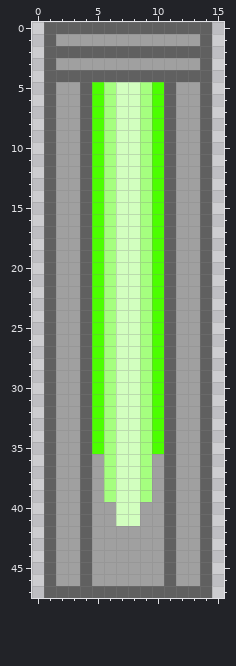
Pixel-art sprite: Rouge/RougeLike/Content/Graphics/door_open_02.png. Above: the version before the commit.
The file is 16x48 pixels.
New version:
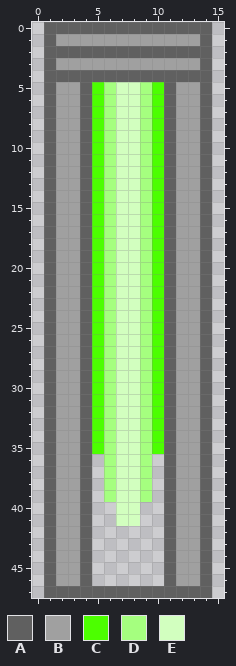
Palette (. is transparent): A #606060  B #a0a0a0  C #4cff00  D #a5ff7f  E #d2ffbf
Commit: - Collision with doors is working - New player sprite (which is way to short)
The exact change:
y 36..39: x 5 B -> .; x 10 B -> .
y 40..41: x 5..6 BB -> ..; x 9..10 BB -> ..
y 42..46: x 5..10 BBBBBB -> ......
